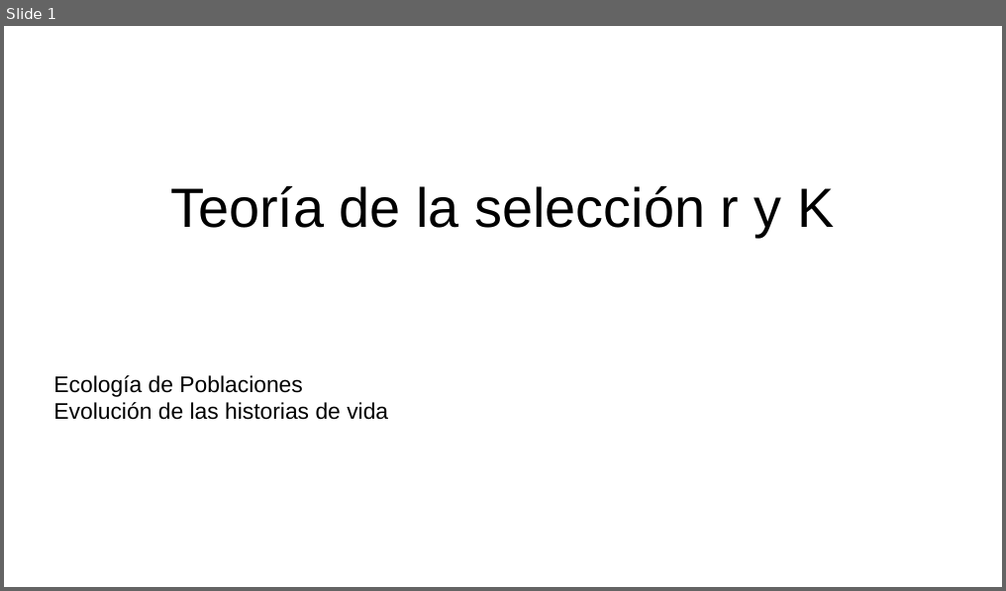
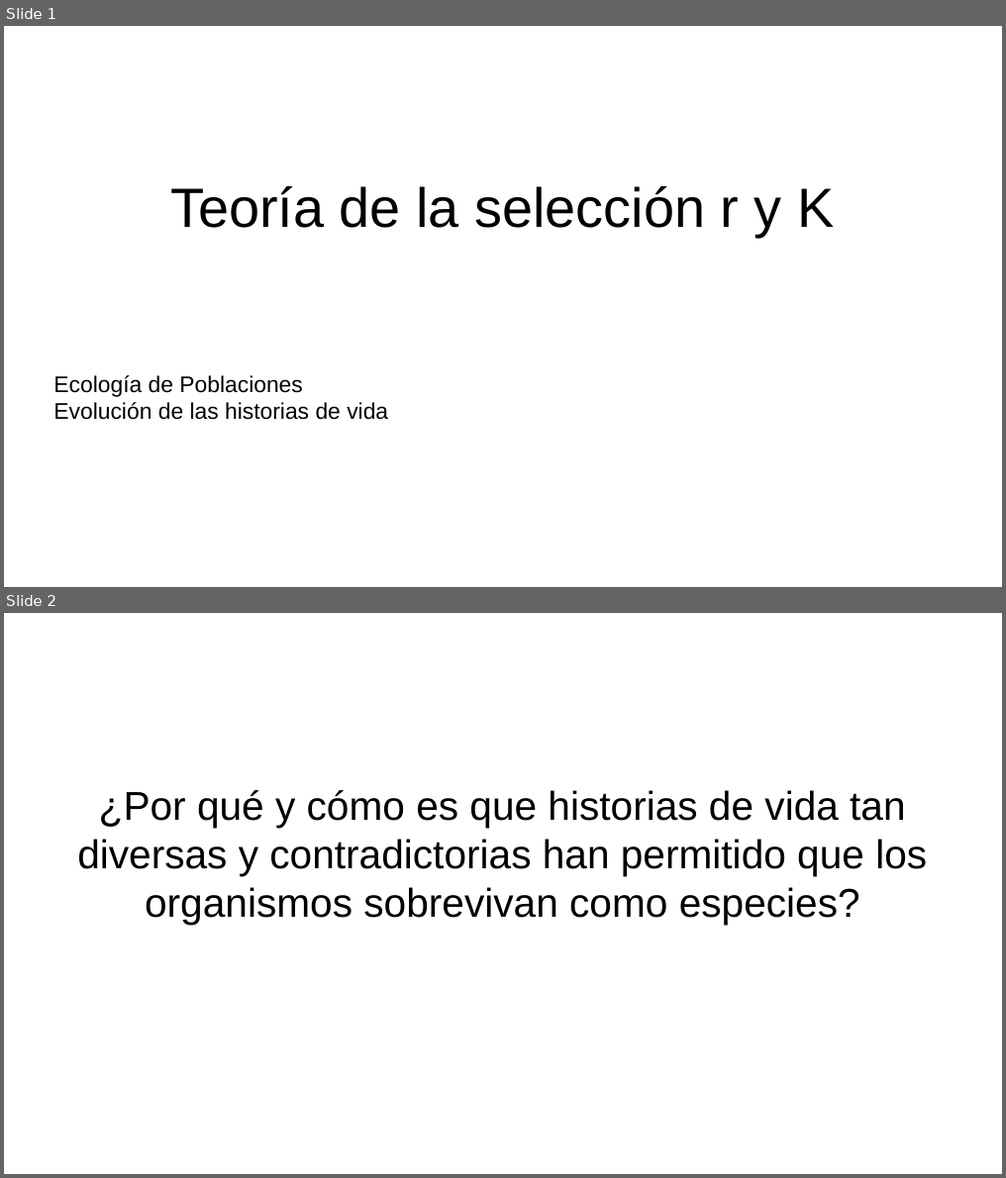
Before and after one commit to gerardommc/Ecologia-poblaciones, a slide deck: Unidad-3/Seleccion-r-K.odp. Shown one above the other, each under a label of ours: slide 1 before the commit, slides 1 and 2 after it. The pictures are 1006x591 and 1006x1178 pixels, drawn with LibreOffice and Linux fonts; fonts in the diff are those of the drawing. Boxes give left, top, right and bottom in pixels: in the first picture for what was removed or moved away, otherwise in the second. Text is boxed around its words. In the diff, an @@ line names an element or a change of style, - is before the commit and + after.

```diff
--- a/Unidad-3/Seleccion-r-K.odp
+++ b/Unidad-3/Seleccion-r-K.odp
@@ slide 2 added at (4, 613, 1002, 1174), background #FFFFFF @@
@@ subtitle added at (77, 790, 927, 924), 32 pt, text #000000 @@
+¿Por qué y cómo es que historias de vida tan diversas y contradictorias han permitido que los organismos sobrevivan como especies?
```
Also in this commit, not shown: 9 other slides added, 1 slide removed, 15 other files.
